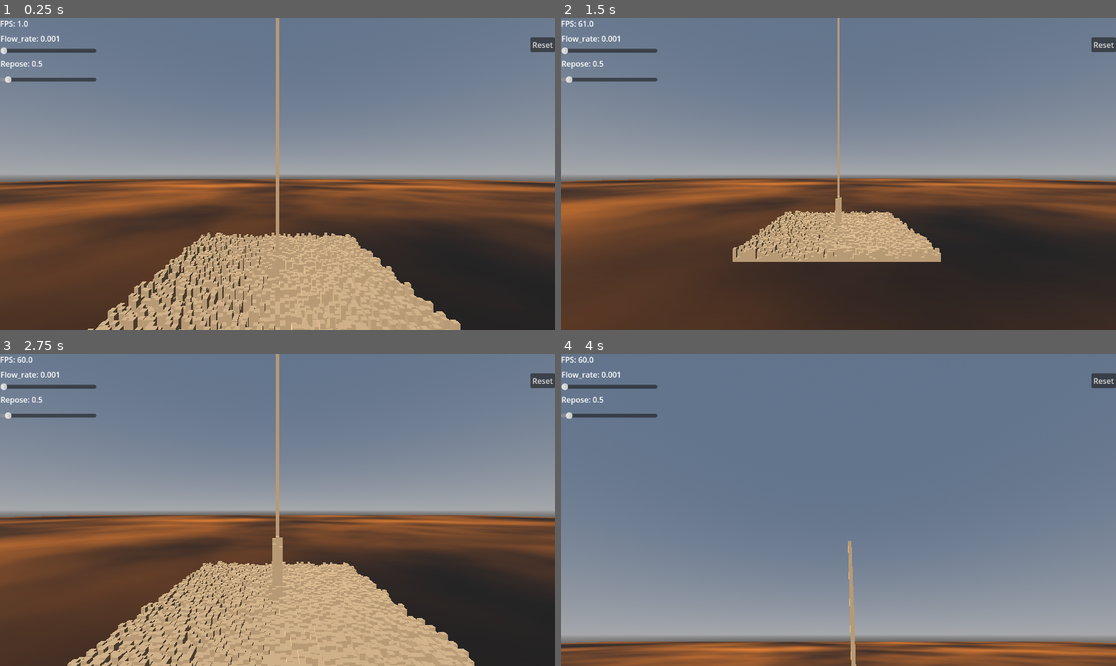
Above: before the commit, frames 1-4 (two rows, left to right).
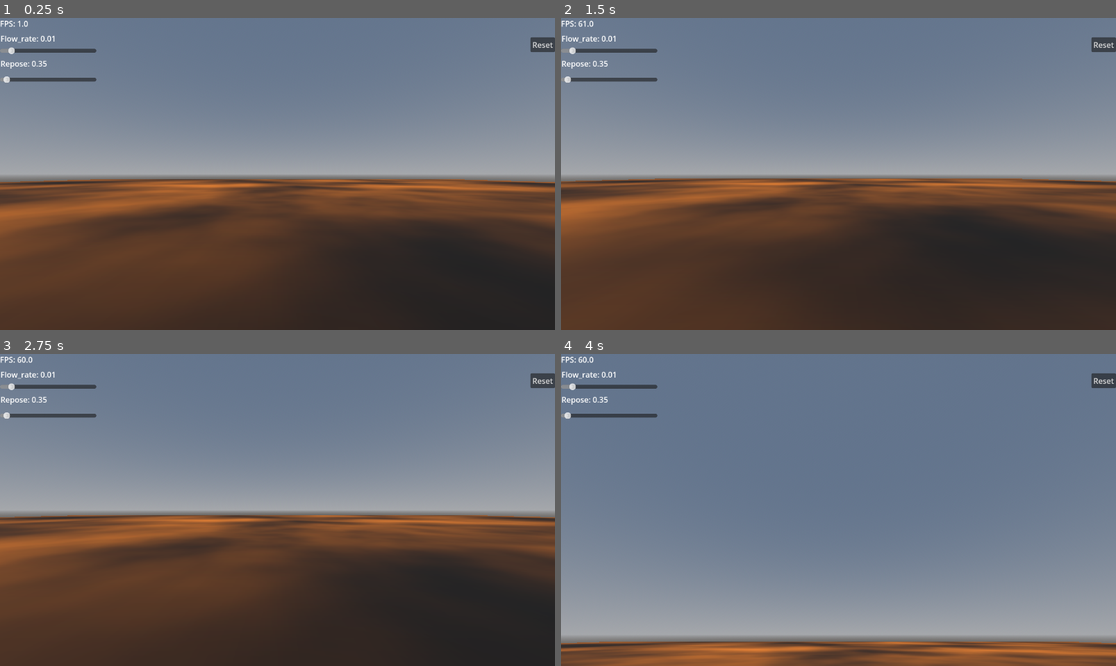
Above: after the commit, the same moments.

Repository: learnb/shovel-sim
Game: Godot game, scene res://test_room.tscn
Two runs of this game, one before a commit and one after it. Both use one fixed random seed, a clock stepped at 60 frames per second and the inputs below.
Inputs:
- Up to frame 1 (0.25 s): no input
- Up to frame 2 (1.5 s): hold S (camera_backward) 0.53-1.28 s; tap Q (camera_down) at 1.35 s
- Up to frame 3 (2.75 s): hold W (camera_forward) from 2.03 s (still down)
- Up to frame 4 (4 s): release W (camera_forward) at 2.78 s; tap A (camera_left) at 2.85 s; hold K (camera_look_down) from 3.53 s (still down)

The runs differ from the first frame. In frame 1, 14% of the frame differs, in the area x 0-83%, y 0-100%; in frame 2, 5.0%; in frame 3, 16%, in the area x 0-86%, y 0-100%; in frame 4, 0.4%.
Error before the commit: Trying to assign value of type 'RDShaderFile' to a variable of type 'Shader'. (res://granular_sim_cs.gd:28)
Error after the commit: Cannot call method 'shader_create_from_spirv' on a null value. (res://granular_sim_cs.gd:36)

Commit message:
rendering multimesh with compute shader data

Diff:
--- a/shovel-sim/granular_sim_cs.gd
+++ b/shovel-sim/granular_sim_cs.gd
@@ -1,22 +1,28 @@
 extends Node3D
 
+var REPOSE = 0.35   	# stable slope (meters of height difference)
+var FLOW_RATE = 0.01	# fraction of excess height to move
+
 var rd: RenderingDevice
-var shader_file: Shader
+var shader_file: RDShaderFile
 var shader: RID
 
 var height_buffer: RID
 var type_buffer: RID
 var uniform_set: RID
 
-var grid_width: int = 64
-var grid_height: int = 64
+var grid_width: int = 128
+var grid_height: int = 128
 var grid_size: int = grid_width * grid_height
 var frame_counter: int = 0
-const SYNC_EVERY_N_FRAMES: int = 3
+const SYNC_EVERY_N_FRAMES: int = 10
 
 var heights: PackedFloat32Array = PackedFloat32Array()
 var types: PackedFloat32Array = PackedFloat32Array()
 var output: PackedFloat32Array = PackedFloat32Array()
+
+var multi_mesh_instance: MultiMeshInstance3D
+var multi_mesh: MultiMesh
 
 var running: bool = false
 
@@ -33,19 +39,23 @@
 	init_data()
 	prepare_buffers()
 
+	setup_multimesh()
+
 	running = true
 
 func _process(_delta):
 	if running:
 		run_simulation_step()
+		update_multimesh()
 
 func init_data():
 	for i in range(grid_size):
-		heights.append(randf_range(0.0, 10.0))
+		heights.append(randf_range(0.0, 100.0))
 		types.append(1)
 
 func update_data():
 	heights = output
+	#print(heights)
 
 func prepare_buffers():
 	var height_bytes: PackedByteArray = heights.to_byte_array()
@@ -81,20 +91,48 @@
 	rd.compute_list_dispatch(compute_list, x_groups, y_groups, z_groups)
 	rd.compute_list_end()
 
+	#print("Frame: ", frame_counter)
 	# Execute pipeline
-	rd.submit()
+	if frame_counter == 0:
+		#print("submit")
+		rd.submit()
+
 	frame_counter += 1
 
 	# wait a few frames to sync
 	if frame_counter >= SYNC_EVERY_N_FRAMES:
+		#print("sync")
 		rd.sync()
 		frame_counter = 0
 
 	# Read results
 	if frame_counter == 0:
+		#print("read")
 		var output_bytes := rd.buffer_get_data(height_buffer)
 		output = output_bytes.to_float32_array()
 		update_data()
+
+func setup_multimesh():
+	multi_mesh = MultiMesh.new()
+	multi_mesh.transform_format = MultiMesh.TRANSFORM_3D
+	multi_mesh.mesh = BoxMesh.new()
+	var mat = StandardMaterial3D.new()
+	mat.albedo_color = Color.BURLYWOOD
+	multi_mesh.mesh.surface_set_material(0, mat)
+	multi_mesh.instance_count = grid_size
+
+	multi_mesh_instance = MultiMeshInstance3D.new()
+	multi_mesh_instance.multimesh = multi_mesh
+	add_child(multi_mesh_instance)
+
+func update_multimesh():
+	for x in range(grid_width):
+		for y in range(grid_height):
+			var index = y * grid_width + x
+			var instance_transform = Transform3D()
+			instance_transform.origin = Vector3(x, 0, y)
+			instance_transform = instance_transform.scaled(Vector3(1, heights[index], 1))
+			multi_mesh.set_instance_transform(index, instance_transform)
 
 func _exit_tree():
 	# Cleanup all buffers and RIDs
--- a/shovel-sim/test_room.tscn
+++ b/shovel-sim/test_room.tscn
@@ -1,7 +1,6 @@
-[gd_scene load_steps=14 format=3 uid="uid://d34otekrxqrl3"]
+[gd_scene load_steps=13 format=3 uid="uid://d34otekrxqrl3"]
 
 [ext_resource type="Script" uid="uid://cdrevlh26qtly" path="res://simple_kbd_camera.gd" id="1_arrdh"]
-[ext_resource type="PackedScene" uid="uid://cy1acr0mcykai" path="res://granular_sim.tscn" id="2_oqbmf"]
 [ext_resource type="Script" uid="uid://w3fc7rhwk1ux" path="res://debug_ui.gd" id="3_arrdh"]
 [ext_resource type="PackedScene" uid="uid://njnigworv3xm" path="res://granular_sim_cs.tscn" id="4_ju58f"]
 
@@ -61,7 +60,7 @@
 
 [node name="DebugUI" type="CanvasLayer" parent="." node_paths=PackedStringArray("sim")]
 script = ExtResource("3_arrdh")
-sim = NodePath("../GranularSim")
+sim = NodePath("../Granular_Sim_CS")
 
 [node name="FPS_Label" type="Label" parent="DebugUI"]
 offset_right = 40.0
@@ -99,7 +98,4 @@
 grow_horizontal = 0
 text = "Reset"
 
-[node name="GranularSim" parent="." instance=ExtResource("2_oqbmf")]
-transform = Transform3D(1, 0, 0, 0, 1, 0, 0, 0, 1, -32, 0, 0)
-
 [node name="Granular_Sim_CS" parent="." instance=ExtResource("4_ju58f")]
Not shown, changed: shovel-sim/compute_shader_sim.glsl
